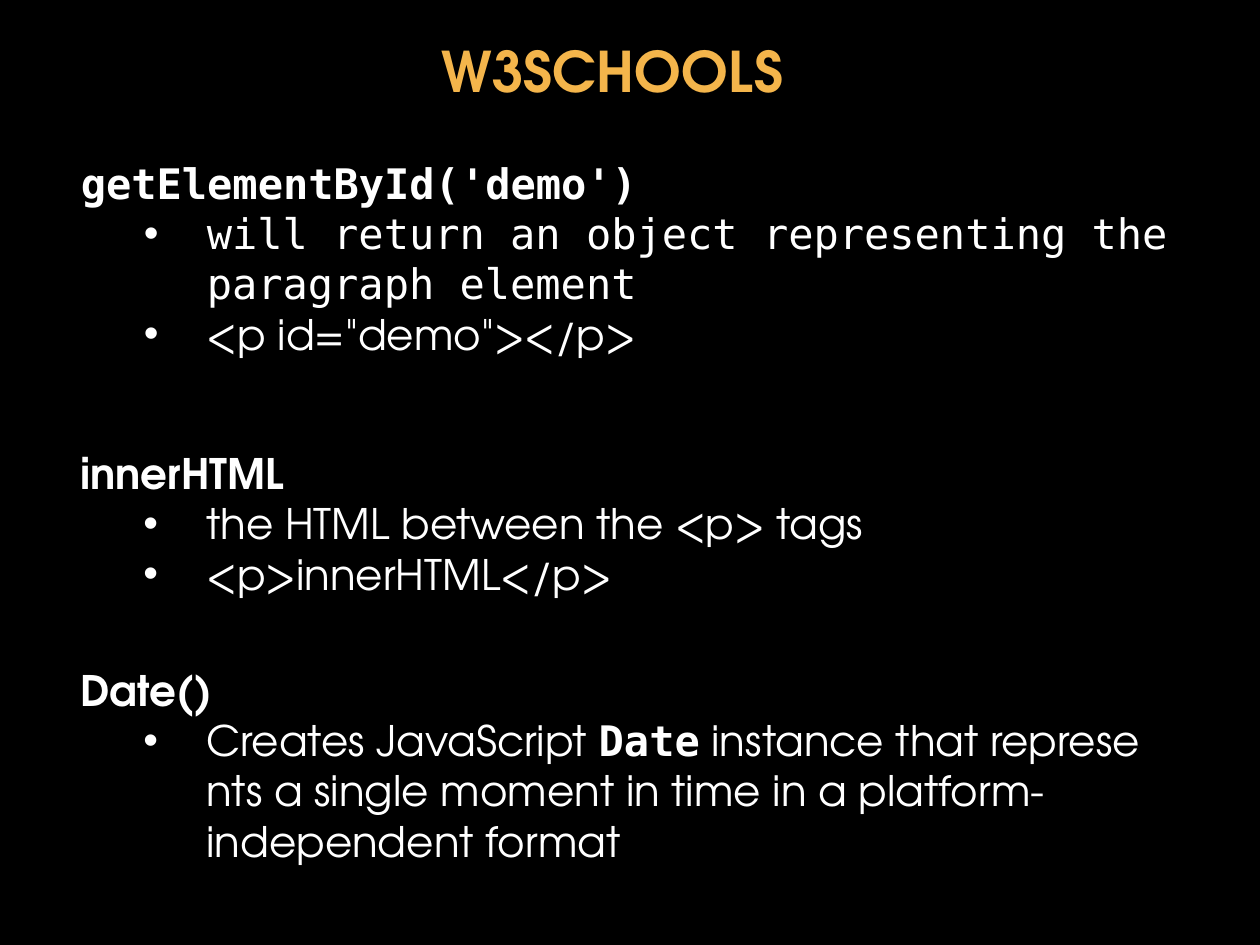
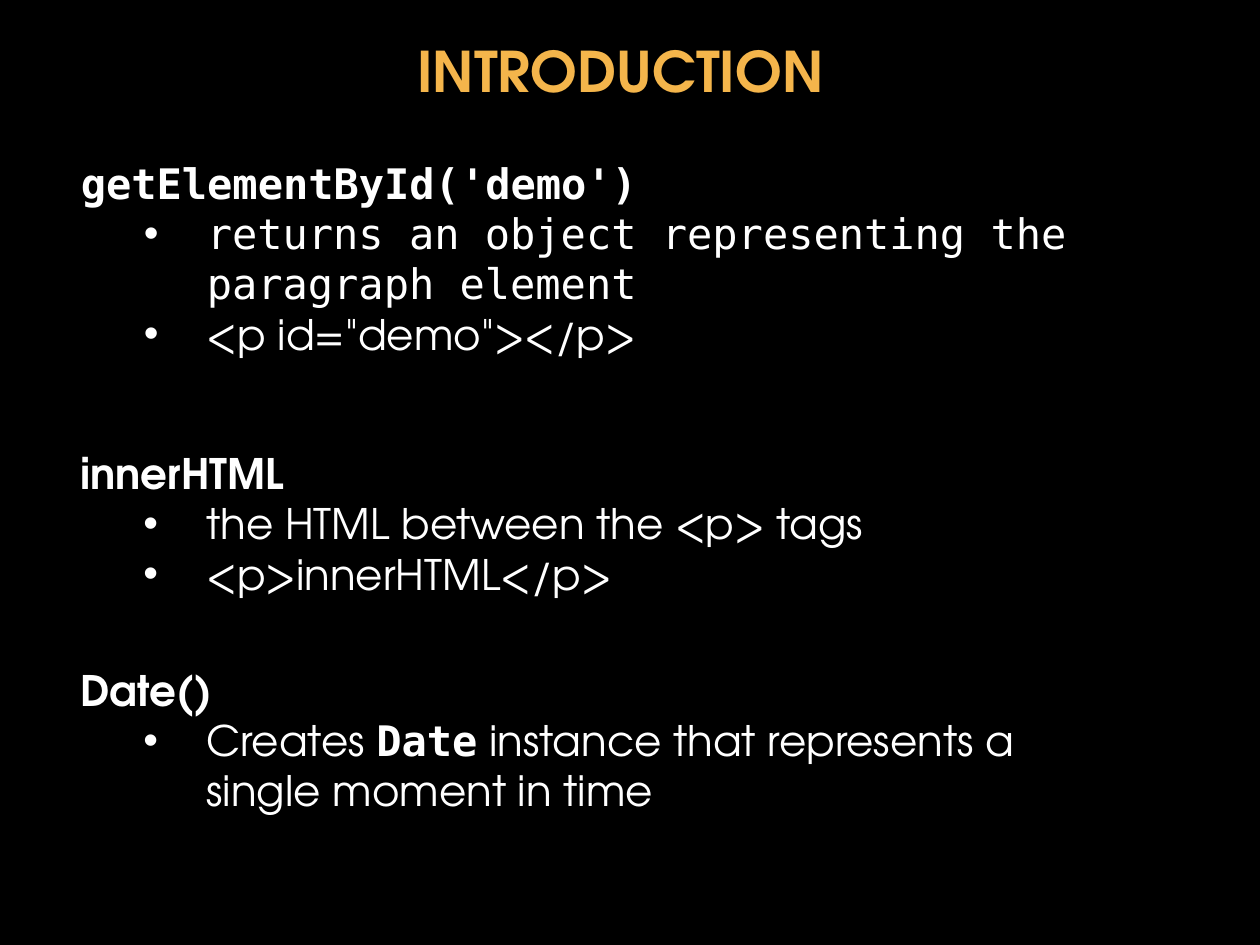
Before and after one commit to donfreiday/cpsc330-js, a slide deck: slide 20 of Javascript.pptx. Drawn at 1260x945 pixels with LibreOffice and Linux fonts; fonts in the diff are those of the drawing; background and template pictures are left out. Boxes give left, top, right and bottom in pixels: in the first picture for what was removed or moved away, otherwise in the second. Text is boxed around its words. In the diff, an @@ line names an element or a change of style, - is before the commit and + after.

```diff
--- a/Javascript.pptx
+++ b/Javascript.pptx
@@ title at box(417, 50, 824, 93): text changed @@
-W3SCHOOLS
+INTRODUCTION
@@ text at box(207, 217, 1067, 308): text changed @@
-  • will return an object representing the paragraph element
+  • returns an object representing the paragraph element
@@ text at box(206, 724, 1014, 815): text changed @@
-  • Creates JavaScript Date instance that represents a single moment in time in a platform-independent format
+  • Creates Date instance that represents a single moment in time
```
Also in this commit, not shown: 25 other slides changed, 26 slides added, 7 slides removed, 2 other files.
